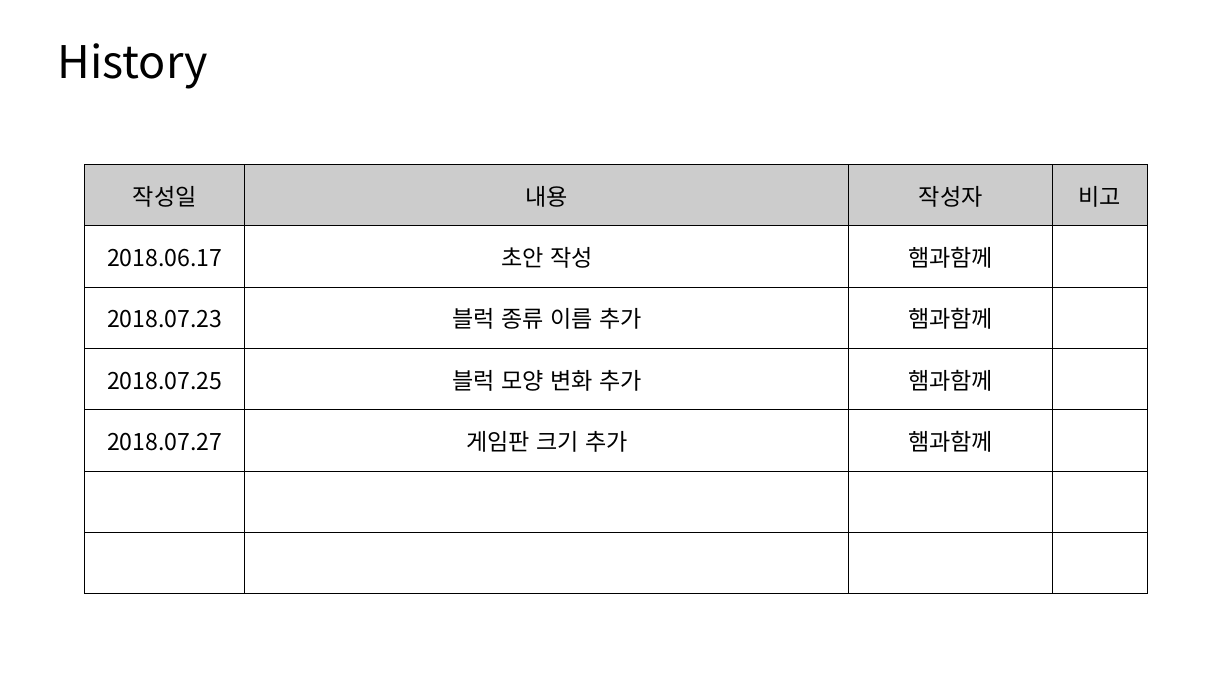
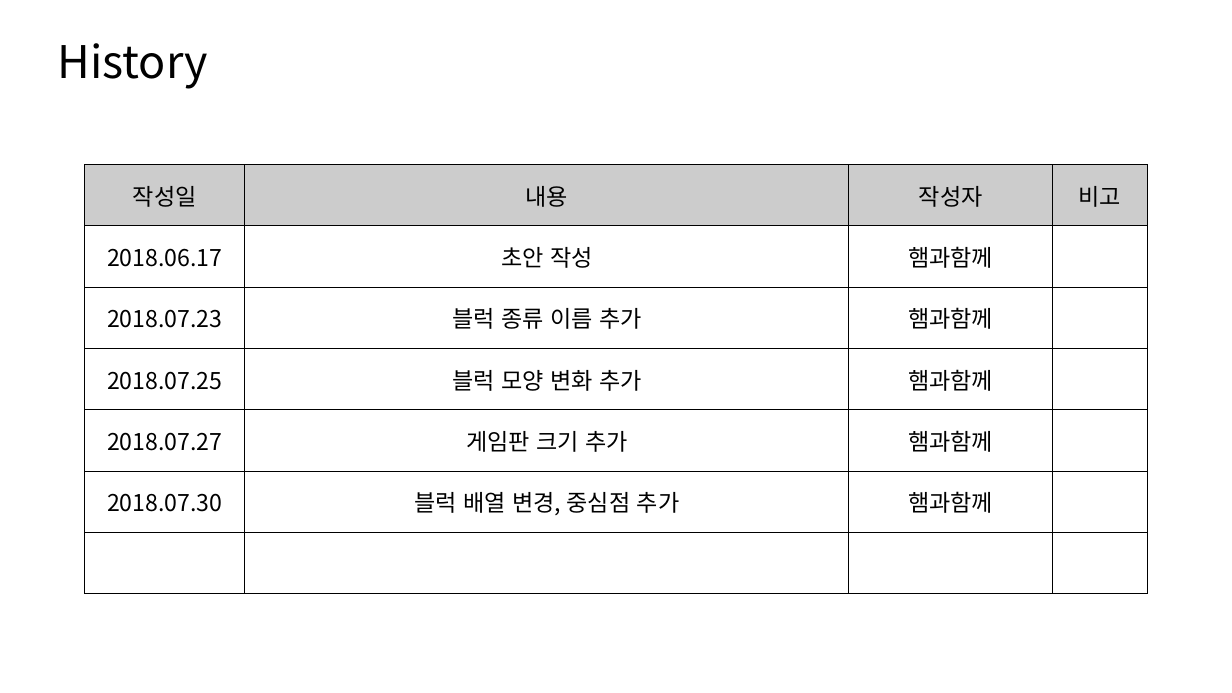
Before and after one commit to fpdjsns/Tetris, a slide deck: slide 2 of Document/Tetris plan.pptx. Drawn at 1232x693 pixels with LibreOffice and Linux fonts; fonts in the diff are those of the drawing. Boxes give left, top, right and bottom in pixels: in the first picture for what was removed or moved away, otherwise in the second. Text is boxed around its words. In the diff, an @@ line names an element or a change of style, - is before the commit and + after.

```diff
--- a/Document/Tetris plan.pptx
+++ b/Document/Tetris plan.pptx
@@ table at box(85, 165, 1148, 594) @@
+row 6: 2018.07.30 | 블럭 배열 변경, 중심점 추가 | 햄과함께 | 
-row 7:  |  |  | 
```
Also in this commit, not shown: 7 other slides changed.
